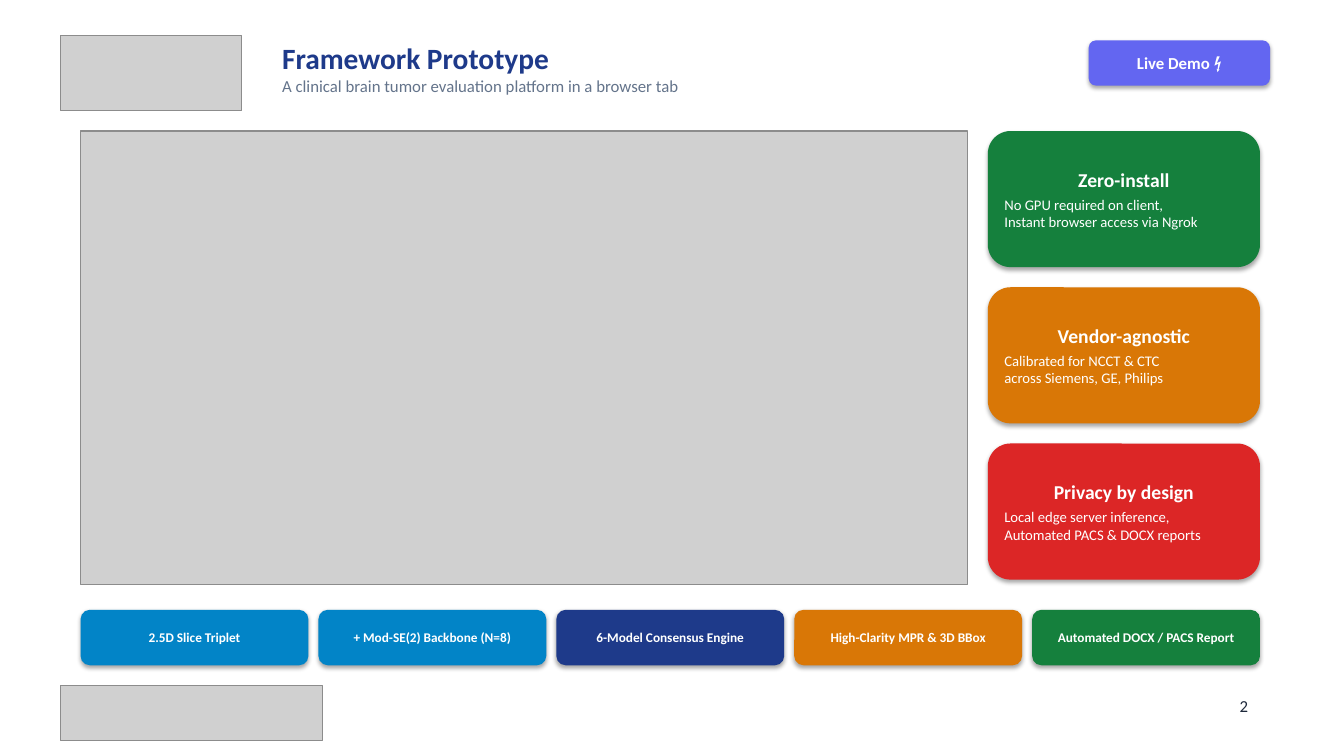
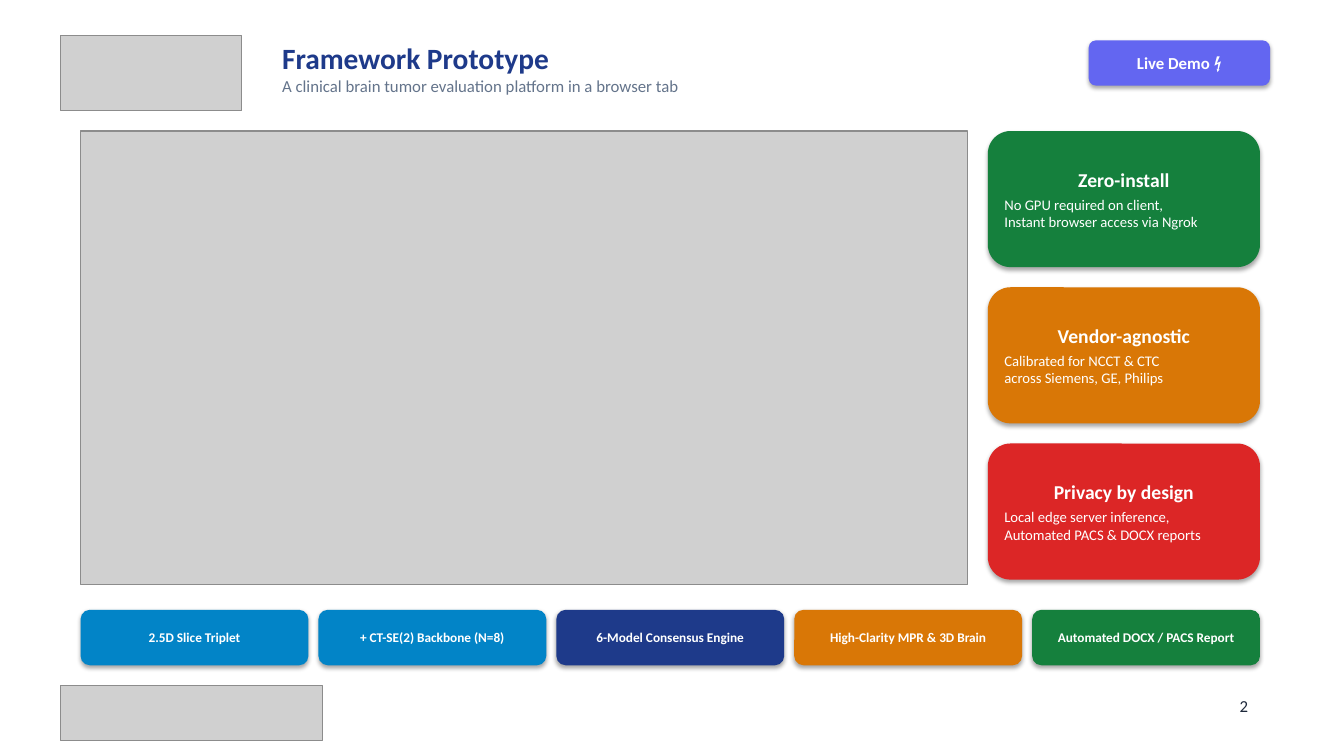
Before and after one commit to MuhammadAliffandy/brain-ctc-seg, a slide deck: slide 2 of Brain_CT_Seg_Client_Presentation.pptx. Drawn at 1344x756 pixels with LibreOffice and Linux fonts; fonts in the diff are those of the drawing; grey boxes stand for pictures. Boxes give left, top, right and bottom in pixels: in the first picture for what was removed or moved away, otherwise in the second. Text is boxed around its words. In the diff, an @@ line names an element or a change of style, - is before the commit and + after.

Commit message:
feat(ppt): update presentation slides with new web screenshot, 3D brain panel, and CT-SE(2) model naming

```diff
--- a/Brain_CT_Seg_Client_Presentation.pptx
+++ b/Brain_CT_Seg_Client_Presentation.pptx
@@ text in rounded rectangle at box(370, 632, 504, 644): text changed @@
-+ Mod-SE(2) Backbone (N=8)
++ CT-SE(2) Backbone (N=8)
@@ text in rounded rectangle at box(830, 632, 986, 645): text changed @@
-High-Clarity MPR & 3D BBox
+High-Clarity MPR & 3D Brain
```
Also in this commit, not shown: 3 other slides changed, 11 other files.
